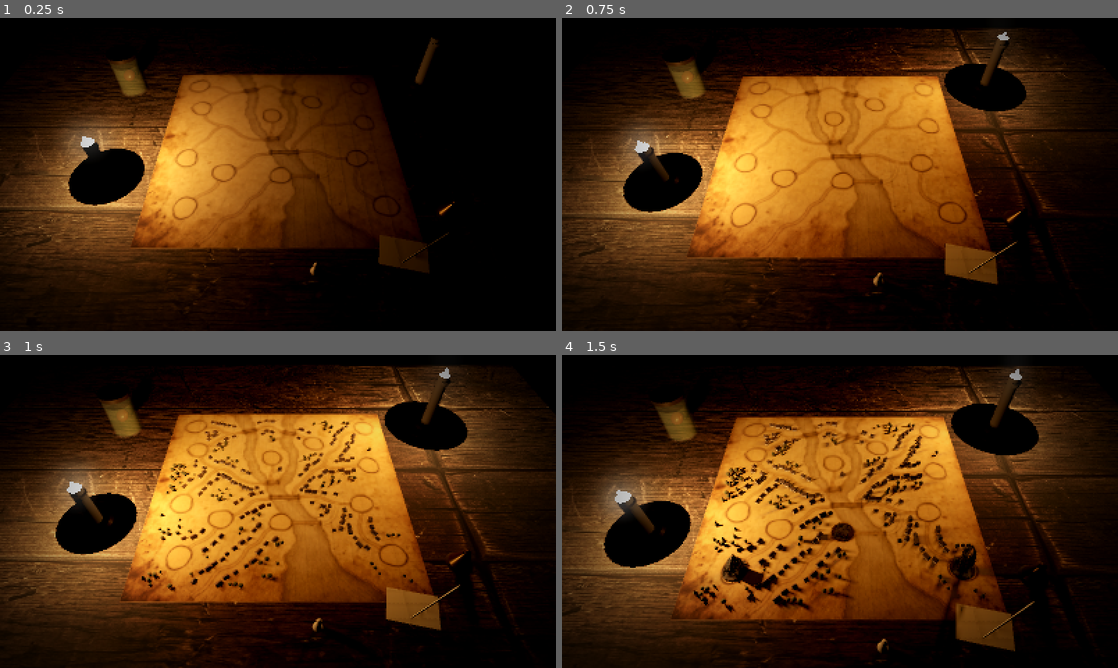
Above: before the commit, frames 1-4 (two rows, left to right).
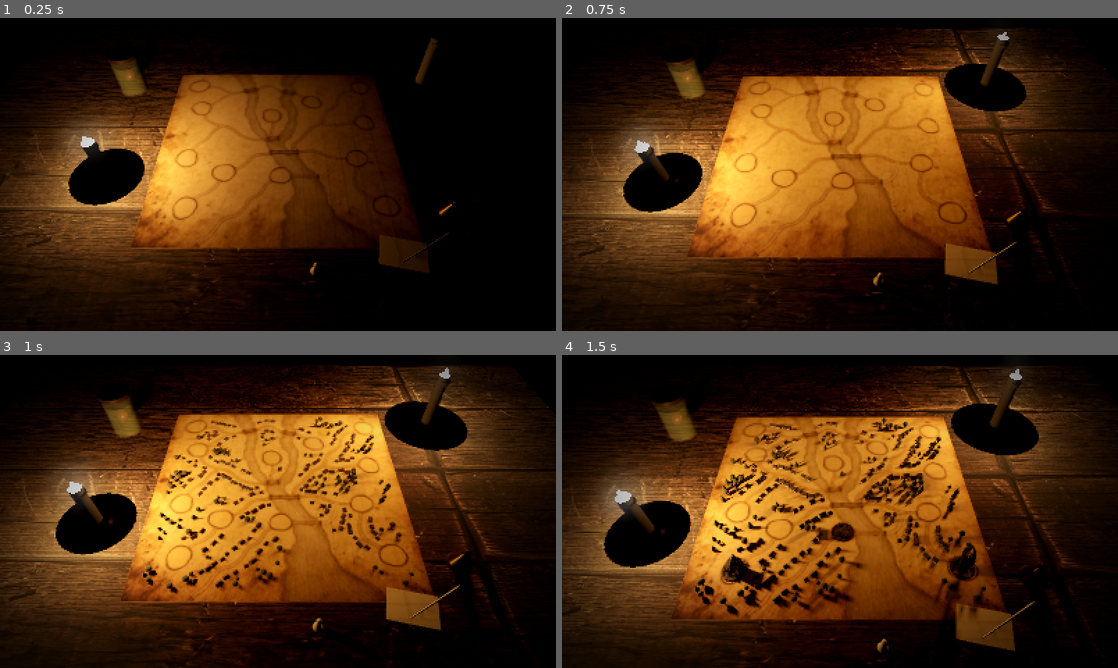
Above: after the commit, the same moments.

Repository: exidium/second-spark
Game: Godot game, scene res://cabin/cabin.tscn
Two runs of this game, one before a commit and one after it. Both use one fixed random seed, a clock stepped at 60 frames per second and the inputs below.
Inputs (mouse positions are in pixels of both pictures, inside the frame that each line leads up to):
- Up to frame 1 (0.25 s): no input
- Up to frame 2 (0.75 s): tap Enter at 0.5 s; move the mouse to (962, 158) at 0.52 s; hold D from 0.53 s (still down); tap F at 0.6 s; click (962, 158) at 0.67 s
- Up to frame 3 (1 s): keep holding D
- Up to frame 4 (1.5 s): release D at 1.25 s; drag from (728, 527) to (812, 574) at 1.27 s

Frames 1-2 are identical in both runs. In frame 3, 2.2% of the frame differs, in the area x 25-75%, y 19-77%; in frame 4, 4.0%, in the area x 23-77%, y 20-84%.

Commit message:
Cabin: trees 30% bigger (D180)
Co-Authored-By: Claude Opus 5.5 <noreply@anthropic.com>

Diff:
--- a/godot/assets/cabin/village.json
+++ b/godot/assets/cabin/village.json
@@ -1013,46 +1013,22 @@
 "kind": "round"
 },
 {
-"x": 8.01,
-"y": 44.82,
-"s": 0.87,
-"kind": "round"
-},
-{
-"x": 8.01,
-"y": 73.24,
-"s": 0.98,
-"kind": "round"
-},
-{
-"x": 8.98,
-"y": 90.82,
+"x": 82.03,
+"y": 48.34,
+"s": 0.97,
+"kind": "cone"
+},
+{
+"x": 77.83,
+"y": 48.54,
+"s": 1.25,
+"kind": "round"
+},
+{
+"x": 68.46,
+"y": 10.16,
 "s": 1.14,
-"kind": "round"
-},
-{
-"x": 45.21,
-"y": 91.31,
-"s": 0.97,
-"kind": "round"
-},
-{
-"x": 93.85,
-"y": 92.87,
-"s": 1.04,
-"kind": "cone"
-},
-{
-"x": 4.98,
-"y": 40.72,
-"s": 1.2,
-"kind": "round"
-},
-{
-"x": 46.19,
-"y": 84.77,
-"s": 1.23,
-"kind": "round"
+"kind": "cone"
 },
 {
 "x": 82.71,
@@ -1061,21 +1037,9 @@
 "kind": "round"
 },
 {
-"x": 44.04,
-"y": 86.23,
-"s": 1.08,
-"kind": "round"
-},
-{
-"x": 6.74,
-"y": 46.39,
-"s": 1.01,
-"kind": "round"
-},
-{
-"x": 51.46,
-"y": 77.83,
-"s": 1.1,
+"x": 84.57,
+"y": 89.65,
+"s": 0.89,
 "kind": "cone"
 },
 {
@@ -1085,88 +1049,46 @@
 "kind": "round"
 },
 {
-"x": 10.55,
-"y": 89.55,
-"s": 0.79,
-"kind": "cone"
-},
-{
-"x": 84.18,
-"y": 8.2,
-"s": 0.96,
-"kind": "round"
-},
-{
-"x": 47.85,
-"y": 20.7,
-"s": 1.2,
-"kind": "round"
-},
-{
-"x": 5.37,
-"y": 91.8,
-"s": 1.01,
-"kind": "cone"
-},
-{
-"x": 91.99,
-"y": 91.02,
+"x": 89.65,
+"y": 25.2,
+"s": 0.93,
+"kind": "round"
+},
+{
+"x": 5.57,
+"y": 90.62,
 "s": 0.88,
 "kind": "cone"
 },
 {
-"x": 9.96,
-"y": 73.93,
-"s": 1.04,
-"kind": "round"
-},
-{
-"x": 49.8,
-"y": 78.91,
-"s": 1.27,
-"kind": "round"
-},
-{
-"x": 27.54,
-"y": 54.0,
-"s": 0.89,
-"kind": "cone"
-},
-{
-"x": 28.03,
-"y": 33.4,
-"s": 1.01,
-"kind": "round"
-},
-{
-"x": 25.68,
-"y": 55.76,
-"s": 0.8,
-"kind": "round"
-},
-{
-"x": 7.23,
-"y": 90.43,
-"s": 0.84,
-"kind": "round"
-},
-{
-"x": 9.67,
-"y": 72.07,
-"s": 0.99,
-"kind": "cone"
-},
-{
-"x": 24.51,
-"y": 25.98,
-"s": 1.09,
-"kind": "round"
-},
-{
-"x": 81.93,
-"y": 86.33,
-"s": 1.13,
-"kind": "cone"
+"x": 88.28,
+"y": 27.05,
+"s": 1.24,
+"kind": "cone"
+},
+{
+"x": 86.13,
+"y": 28.81,
+"s": 0.85,
+"kind": "round"
+},
+{
+"x": 44.53,
+"y": 21.0,
+"s": 0.77,
+"kind": "round"
+},
+{
+"x": 26.46,
+"y": 56.45,
+"s": 0.88,
+"kind": "cone"
+},
+{
+"x": 75.78,
+"y": 10.84,
+"s": 1.26,
+"kind": "round"
 },
 {
 "x": 73.63,
@@ -1181,9 +1103,9 @@
 "kind": "round"
 },
 {
-"x": 8.3,
-"y": 94.14,
-"s": 0.79,
+"x": 92.29,
+"y": 56.25,
+"s": 0.86,
 "kind": "round"
 },
 {
@@ -1193,22 +1115,10 @@
 "kind": "cone"
 },
 {
-"x": 83.89,
-"y": 90.14,
+"x": 79.0,
+"y": 50.49,
 "s": 0.76,
 "kind": "cone"
-},
-{
-"x": 25.1,
-"y": 27.64,
-"s": 0.96,
-"kind": "cone"
-},
-{
-"x": 7.81,
-"y": 40.43,
-"s": 0.84,
-"kind": "round"
 },
 {
 "x": 12.99,
@@ -1229,21 +1139,15 @@
 "kind": "round"
 },
 {
-"x": 26.17,
-"y": 52.25,
-"s": 0.78,
-"kind": "round"
-},
-{
 "x": 93.65,
 "y": 74.8,
 "s": 1.02,
 "kind": "round"
 },
 {
-"x": 8.2,
-"y": 75.78,
-"s": 1.02,
+"x": 7.42,
+"y": 46.97,
+"s": 0.97,
 "kind": "round"
 },
 {
@@ -1253,28 +1157,22 @@
 "kind": "cone"
 },
 {
-"x": 91.8,
-"y": 74.51,
-"s": 0.89,
-"kind": "round"
-},
-{
-"x": 9.67,
-"y": 39.06,
-"s": 0.98,
-"kind": "round"
-},
-{
-"x": 14.65,
-"y": 43.36,
-"s": 0.76,
-"kind": "cone"
-},
-{
-"x": 72.95,
-"y": 45.31,
-"s": 1.12,
-"kind": "round"
+"x": 94.34,
+"y": 90.72,
+"s": 0.85,
+"kind": "round"
+},
+{
+"x": 89.84,
+"y": 28.81,
+"s": 1.18,
+"kind": "cone"
+},
+{
+"x": 75.29,
+"y": 45.02,
+"s": 1.11,
+"kind": "cone"
 },
 {
 "x": 25.59,
@@ -1283,9 +1181,15 @@
 "kind": "round"
 },
 {
-"x": 63.67,
-"y": 33.69,
-"s": 0.86,
+"x": 90.82,
+"y": 57.91,
+"s": 1.26,
+"kind": "cone"
+},
+{
+"x": 19.73,
+"y": 92.48,
+"s": 1.23,
 "kind": "round"
 },
 {
@@ -1307,15 +1211,21 @@
 "kind": "round"
 },
 {
+"x": 6.74,
+"y": 88.77,
+"s": 1.28,
+"kind": "round"
+},
+{
 "x": 10.74,
 "y": 43.36,
 "s": 1.28,
 "kind": "round"
 },
 {
-"x": 61.72,
-"y": 32.42,
-"s": 0.92,
+"x": 42.58,
+"y": 19.04,
+"s": 0.87,
 "kind": "round"
 },
 {
@@ -1325,15 +1235,9 @@
 "kind": "round"
 },
 {
-"x": 67.68,
-"y": 8.69,
-"s": 0.94,
-"kind": "round"
-},
-{
-"x": 34.38,
-"y": 94.24,
-"s": 0.92,
+"x": 13.18,
+"y": 19.73,
+"s": 1.24,
 "kind": "round"
 },
 {
@@ -1343,82 +1247,40 @@
 "kind": "cone"
 },
 {
-"x": 23.73,
-"y": 55.47,
-"s": 1.02,
-"kind": "round"
-},
-{
-"x": 69.04,
-"y": 48.14,
-"s": 0.79,
-"kind": "round"
-},
-{
-"x": 5.66,
-"y": 38.48,
-"s": 1.23,
-"kind": "round"
-},
-{
-"x": 73.24,
-"y": 6.93,
-"s": 1.17,
+"x": 24.12,
+"y": 28.52,
+"s": 1.13,
+"kind": "round"
+},
+{
+"x": 84.08,
+"y": 27.93,
+"s": 0.81,
 "kind": "cone"
 },
 {
 "x": 25.98,
-"y": 22.75,
-"s": 1.3,
-"kind": "cone"
-},
-{
-"x": 82.32,
-"y": 7.71,
-"s": 1.16,
-"kind": "cone"
-},
-{
-"x": 37.99,
-"y": 94.82,
+"y": 30.08,
+"s": 1.27,
+"kind": "round"
+},
+{
+"x": 73.93,
+"y": 16.21,
+"s": 0.82,
+"kind": "round"
+},
+{
+"x": 93.65,
+"y": 19.34,
+"s": 1.28,
+"kind": "round"
+},
+{
+"x": 22.66,
+"y": 30.27,
 "s": 1.13,
 "kind": "round"
-},
-{
-"x": 26.76,
-"y": 57.71,
-"s": 1.24,
-"kind": "round"
-},
-{
-"x": 35.94,
-"y": 73.93,
-"s": 0.79,
-"kind": "cone"
-},
-{
-"x": 66.5,
-"y": 30.57,
-"s": 0.88,
-"kind": "round"
-},
-{
-"x": 7.52,
-"y": 52.44,
-"s": 1.25,
-"kind": "round"
-},
-{
-"x": 72.95,
-"y": 10.84,
-"s": 0.99,
-"kind": "round"
-},
-{
-"x": 74.61,
-"y": 14.75,
-"s": 0.85,
-"kind": "cone"
 },
 {
 "x": 49.8,
@@ -1427,45 +1289,51 @@
 "kind": "round"
 },
 {
-"x": 89.75,
-"y": 75.0,
-"s": 1.13,
-"kind": "round"
-},
-{
-"x": 71.48,
-"y": 7.91,
-"s": 0.78,
-"kind": "round"
-},
-{
-"x": 61.82,
-"y": 34.18,
-"s": 1.08,
-"kind": "round"
-},
-{
-"x": 75.39,
-"y": 47.46,
-"s": 1.02,
-"kind": "round"
-},
-{
-"x": 72.66,
-"y": 47.27,
+"x": 8.79,
+"y": 45.02,
+"s": 1.2,
+"kind": "round"
+},
+{
+"x": 45.21,
+"y": 90.04,
+"s": 1.11,
+"kind": "round"
+},
+{
+"x": 7.71,
+"y": 67.19,
+"s": 0.92,
+"kind": "round"
+},
+{
+"x": 47.27,
+"y": 20.02,
+"s": 0.87,
+"kind": "round"
+},
+{
+"x": 10.06,
+"y": 68.85,
+"s": 1.03,
+"kind": "round"
+},
+{
+"x": 95.02,
+"y": 50.29,
+"s": 1.24,
+"kind": "cone"
+},
+{
+"x": 93.46,
+"y": 52.34,
+"s": 1.1,
+"kind": "cone"
+},
+{
+"x": 71.88,
+"y": 10.25,
 "s": 1.25,
-"kind": "cone"
-},
-{
-"x": 36.43,
-"y": 72.07,
-"s": 1.29,
-"kind": "round"
-},
-{
-"x": 46.58,
-"y": 18.75,
-"s": 0.98,
 "kind": "round"
 },
 {
@@ -1481,69 +1349,33 @@
 "kind": "round"
 },
 {
-"x": 72.56,
-"y": 12.6,
-"s": 1.19,
-"kind": "cone"
-},
-{
 "x": 32.03,
 "y": 35.16,
 "s": 1.16,
 "kind": "cone"
 },
 {
-"x": 29.1,
-"y": 51.95,
-"s": 0.78,
-"kind": "round"
-},
-{
-"x": 17.58,
-"y": 72.85,
-"s": 0.87,
-"kind": "round"
-},
-{
-"x": 71.88,
-"y": 48.93,
-"s": 1.06,
-"kind": "cone"
-},
-{
-"x": 26.07,
-"y": 24.8,
-"s": 0.9,
-"kind": "round"
-},
-{
-"x": 13.28,
-"y": 73.73,
-"s": 1.03,
-"kind": "round"
-},
-{
-"x": 7.81,
-"y": 38.57,
-"s": 1.29,
-"kind": "round"
-},
-{
-"x": 9.38,
-"y": 42.19,
-"s": 0.79,
-"kind": "round"
-},
-{
-"x": 27.64,
-"y": 55.96,
-"s": 0.76,
-"kind": "cone"
-},
-{
-"x": 42.77,
-"y": 65.14,
-"s": 1.1,
+"x": 38.57,
+"y": 67.87,
+"s": 1.26,
+"kind": "round"
+},
+{
+"x": 7.23,
+"y": 75.88,
+"s": 0.94,
+"kind": "cone"
+},
+{
+"x": 78.03,
+"y": 52.44,
+"s": 1.05,
+"kind": "round"
+},
+{
+"x": 87.89,
+"y": 72.46,
+"s": 1.01,
 "kind": "round"
 },
 {
@@ -1553,18 +1385,6 @@
 "kind": "cone"
 },
 {
-"x": 75.98,
-"y": 10.94,
-"s": 1.27,
-"kind": "cone"
-},
-{
-"x": 30.96,
-"y": 55.18,
-"s": 1.12,
-"kind": "cone"
-},
-{
 "x": 21.09,
 "y": 90.43,
 "s": 0.84,
@@ -1577,9 +1397,189 @@
 "kind": "round"
 },
 {
-"x": 79.98,
-"y": 45.21,
-"s": 0.96,
+"x": 43.85,
+"y": 91.8,
+"s": 1.08,
+"kind": "round"
+},
+{
+"x": 91.5,
+"y": 21.78,
+"s": 1.04,
+"kind": "cone"
+},
+{
+"x": 93.16,
+"y": 23.73,
+"s": 0.83,
+"kind": "round"
+},
+{
+"x": 17.48,
+"y": 73.44,
+"s": 1.26,
+"kind": "round"
+},
+{
+"x": 81.84,
+"y": 43.26,
+"s": 1.21,
+"kind": "round"
+},
+{
+"x": 79.79,
+"y": 44.82,
+"s": 0.99,
+"kind": "cone"
+},
+{
+"x": 68.95,
+"y": 7.42,
+"s": 0.83,
+"kind": "round"
+},
+{
+"x": 65.82,
+"y": 48.83,
+"s": 1.01,
+"kind": "round"
+},
+{
+"x": 5.27,
+"y": 33.11,
+"s": 1.07,
+"kind": "round"
+},
+{
+"x": 27.93,
+"y": 59.28,
+"s": 0.9,
+"kind": "round"
+},
+{
+"x": 43.07,
+"y": 88.67,
+"s": 0.79,
+"kind": "round"
+},
+{
+"x": 18.16,
+"y": 66.6,
+"s": 1.25,
+"kind": "cone"
+},
+{
+"x": 92.87,
+"y": 47.56,
+"s": 0.81,
+"kind": "round"
+},
+{
+"x": 75.39,
+"y": 47.66,
+"s": 1.15,
+"kind": "round"
+},
+{
+"x": 50.59,
+"y": 80.57,
+"s": 1.16,
+"kind": "round"
+},
+{
+"x": 69.53,
+"y": 46.19,
+"s": 0.89,
+"kind": "round"
+},
+{
+"x": 80.37,
+"y": 8.5,
+"s": 1.21,
+"kind": "round"
+},
+{
+"x": 25.78,
+"y": 58.98,
+"s": 1.21,
+"kind": "round"
+},
+{
+"x": 70.8,
+"y": 5.47,
+"s": 1.22,
+"kind": "round"
+},
+{
+"x": 91.41,
+"y": 93.95,
+"s": 1.13,
+"kind": "round"
+},
+{
+"x": 75.98,
+"y": 51.66,
+"s": 0.89,
+"kind": "round"
+},
+{
+"x": 62.21,
+"y": 31.25,
+"s": 0.82,
+"kind": "round"
+},
+{
+"x": 92.29,
+"y": 70.31,
+"s": 1.22,
+"kind": "round"
+},
+{
+"x": 36.72,
+"y": 92.09,
+"s": 0.75,
+"kind": "cone"
+},
+{
+"x": 43.65,
+"y": 24.12,
+"s": 0.95,
+"kind": "cone"
+},
+{
+"x": 11.13,
+"y": 35.84,
+"s": 1.0,
+"kind": "cone"
+},
+{
+"x": 27.93,
+"y": 31.15,
+"s": 0.77,
+"kind": "round"
+},
+{
+"x": 4.98,
+"y": 48.54,
+"s": 1.11,
+"kind": "cone"
+},
+{
+"x": 8.3,
+"y": 33.4,
+"s": 0.79,
+"kind": "round"
+},
+{
+"x": 8.4,
+"y": 73.44,
+"s": 0.8,
+"kind": "round"
+},
+{
+"x": 19.24,
+"y": 62.79,
+"s": 1.0,
 "kind": "round"
 }
 ]
--- a/godot/cabin/cabin.gd
+++ b/godot/cabin/cabin.gd
@@ -222,7 +222,7 @@
 	var rounds: Array[Transform3D] = []
 	var cones: Array[Transform3D] = []
 	for t: Dictionary in data.trees:
-		var s := float(t.s) * 1.45           # trees a little larger too
+		var s := float(t.s) * 1.885          # trees larger (D180: 1.45, then 30% more)
 		var at := on_map(Vector2(float(t.x), float(t.y)))
 		var b := Basis(Vector3.UP, randf() * TAU)
 		trunks.append(Transform3D(b * Basis.from_scale(Vector3.ONE * s), at + Vector3(0, 0.003 * s, 0)))
Not shown, changed: art-pipeline/out/cabin/village.png
Not shown, changed: art-pipeline/village.py
Not shown, changed: docs/DECISIONS.md
